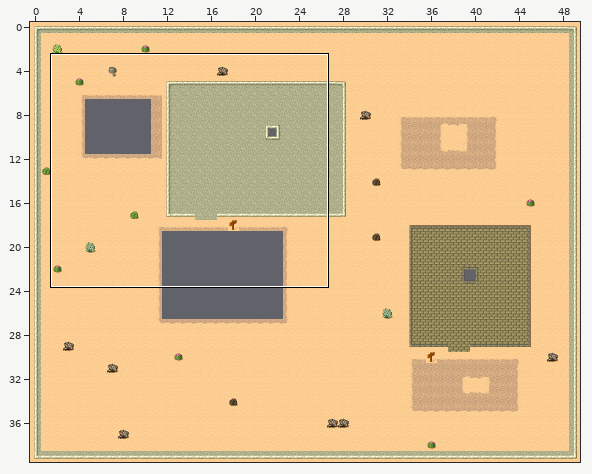
Tiled map (JSON): assets/maps/tmw_desert_map.json. The picture above shows the old version from afar; the outline marks the close-up.
Close-up. Old version:
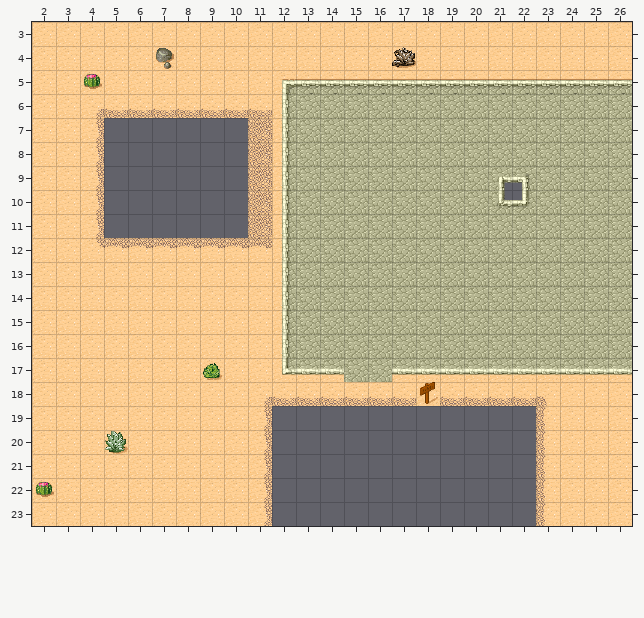
Cells are 32x32 px. Shown: x 2..26, y 3..23. The commit also changed other parts of the map, which this record leaves out.
New version:
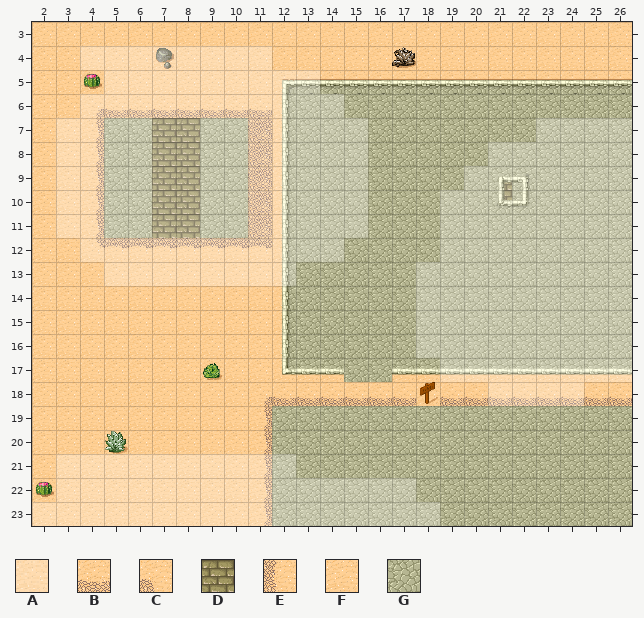
Key: from "some_clouds": A 4; from "tmw_desert": B 6, C 7, D 9, E 15, F 29, G 33.
_ is an empty cell.
Tiles of an added or newly shown layer are drawn over the layers below it.
See-through tiles are keyed as they look on the map.
Difference:
Layer "Underground/Underground Tiles" (now shown):
y 7..8: x 5..10 ______ -> GGDDGG
y 9..10: x 5..10 ______ -> GGDDGG; x 21..22 __ -> DG
y 11: x 5..10 ______ -> GGDDGG
y 19..23: x 12..26 _______________ -> GGGGGGGGGGGGGGG
Layer "Ground/Ground tiles":
y 18: x 23..26 CFFF -> BBBB
y 19..23: x 23..26 EFFF -> ____
Layer "Sky/Sky tiles" (now shown):
y 4: x 4..11 ________ -> AAAAAAAA
y 5: x 5..13 _________ -> AAAAAAAAA
y 6: x 4..14 ___________ -> AAAAAAAAAAA
y 7: x 3..15 _____________ -> AAAAAAAAAAAAA; x 23..26 ____ -> AAAA
y 8: x 3..15 _____________ -> AAAAAAAAAAAAA; x 21..26 ______ -> AAAAAA
y 9: x 3..15 _____________ -> AAAAAAAAAAAAA; x 20..26 _______ -> AAAAAAA
y 10..11: x 3..15 _____________ -> AAAAAAAAAAAAA; x 19..26 ________ -> AAAAAAAA
y 12: x 4..14 ___________ -> AAAAAAAAAAA; x 19..26 ________ -> AAAAAAAA
y 13: x 5..12 ________ -> AAAAAAAA; x 18..26 _________ -> AAAAAAAAA
y 14..16: x 18..26 _________ -> AAAAAAAAA
y 17: x 19..26 ________ -> AAAAAAAA
y 18: x 21..24 ____ -> AAAA
y 21: x 3..12 __________ -> AAAAAAAAAA
y 22: x 3..17 _______________ -> AAAAAAAAAAAAAAA
y 23: x 2..18 _________________ -> AAAAAAAAAAAAAAAAA
Pixel boxes of the changes (left, top, right, bottom) in both close-ups:
changed: (32, 46, 632, 526)
